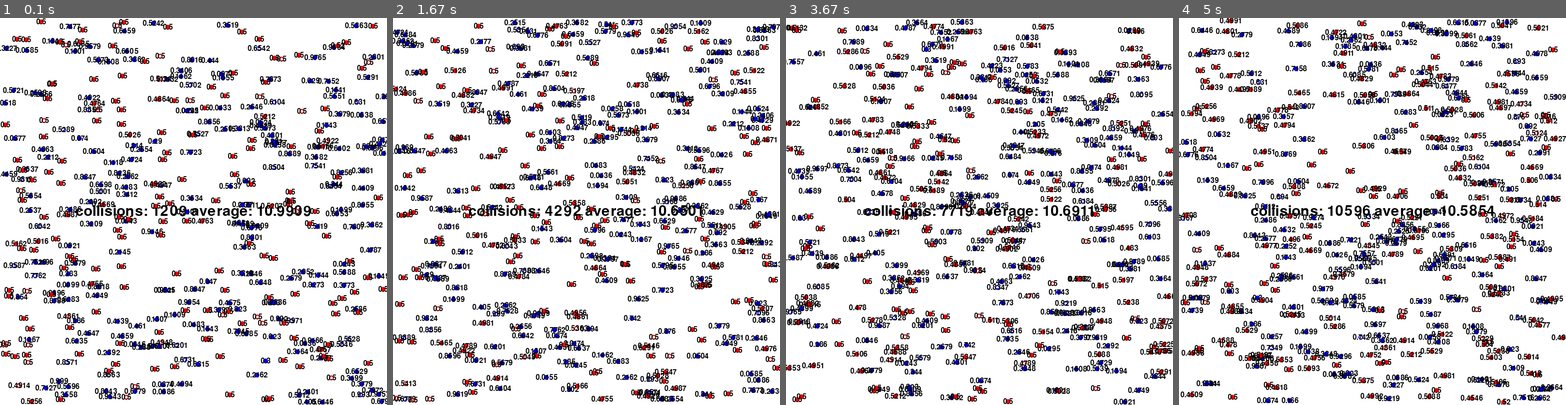
Above: before the commit, frames 1-4 (left to right).
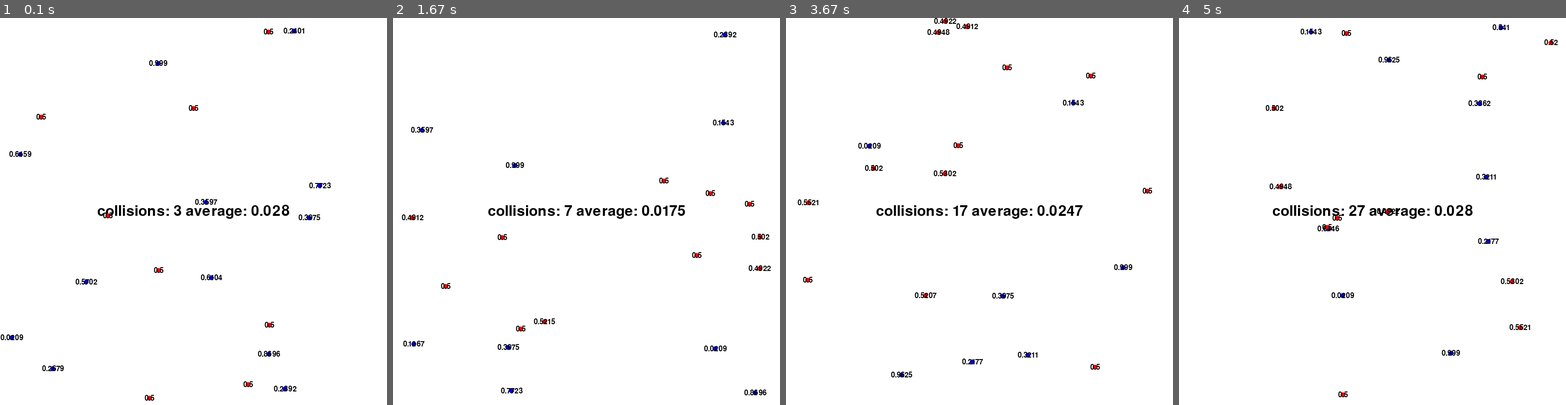
Above: after the commit, the same moments.

Repository: courtiol/choosiness
Game: pygame game, started from examples/simulate_with_graphics.py
The game is run twice, just before and just after one commit, with the same random seed, the same clock (stepped at 60 frames per second) and the same inputs.
Inputs (mouse positions are in pixels of both pictures, inside the frame that each line leads up to):
- Up to frame 1 (0.1 s): no input
- Up to frame 2 (1.67 s): hold Right 0.33-0.8 s; hold Left from 1.33 s (still down)
- Up to frame 3 (3.67 s): release Left at 1.87 s; click (979, 238) at 1.95 s; hold Right 2.67-3.3 s; hold Left from 3.33 s (still down)
- Up to frame 4 (5 s): release Left at 3.8 s; hold Right 3.83-4.3 s; hold Left from 4.83 s (still down)

The runs differ from the first frame. In frame 1, 18% of the frame differs, in the area x 0-100%, y 0-100%; in frame 2, 18%; in frame 3, 19%; in frame 4, 20%.

Commit message:
+ running time measurements + environment without bouncing

Diff:
--- a/CPopulation.py
+++ b/CPopulation.py
@@ -1,6 +1,7 @@
 import random
 import CIndividual
 import alias
+from Tools.usefulDecorators import measure_percentage_of_time
 
 # Parameters of environment:
 
--- a/CSimulation.py
+++ b/CSimulation.py
@@ -1,4 +1,4 @@
-import Environment
+import Environment2D
 import CPopulation
 from Visualization.CVisualizationBaseClass import CSimpleVisualization
 from Tools.usefulDecorators import printAllParameters
@@ -15,7 +15,7 @@
     """
     def __init__(self):
         # parameters regarding the population and individuals
-        self.size_of_population = 400
+        self.size_of_population = 20
         self.sex_ratio = 0.5
         self.s_males = 0.999
         self.s_females = 0.999
@@ -27,6 +27,7 @@
         self.type_of_average = CPopulation.ARITHMETIC_MEAN # choose between ARITHMETIC_MEAN and GEOMETRIC_MEAN
 
         # parameters for environment
+        self.type_of_environment = Environment2D.Environment2D # options: Environment2D/Environment2DNoBounce
         self.width = 800
         self.height = 800
         self.size_of_individuals = 5
@@ -49,7 +50,7 @@
     def __init__(self):
         self.settings = CSimulationSettings()
         # set the environment in which the population is placed
-        self.env = Environment.Environment(width=self.settings.width, height=self.settings.height,
+        self.env = self.settings.type_of_environment(width=self.settings.width, height=self.settings.height,
                                            itemSize=self.settings.size_of_individuals,
                                            itemSpeed=self.settings.speed_of_individuals)
         # create a population of males on random positions in that environment
@@ -71,7 +72,6 @@
 
         # display information
         # self.graphicsSimulation.init_display()
-
     def perform_time_step(self):
         """
         Performes one iteration of the simulation
--- a/Environment.py
+++ b/Environment2D.py
@@ -1,6 +1,7 @@
 import math
 import random
 from Tools.usefulDecorators import printAllParameters
+from Tools.usefulDecorators import measure_percentage_of_time
 
 
 # Parameters of environment:
@@ -22,7 +23,7 @@
 # -----------End-----------------
 
 
-class Environment():
+class Environment2D():
     """
     Defines the structure of the environment (e.g.boundary of a simulation and its properties)
     """
@@ -62,24 +63,24 @@
         item.angle = random.uniform(0, math.pi * 2)
 
     # ALEX checked untill there!
-    def update(self, item1, item2, collision_handler):
+    def update(self, group1, group2, collision_handler):
         """
         Moves individuals and tests for collisions with the walls and each other
-        :param item1:
-        :param item2:
+        :param group1: group of objects
+        :param group2: group of objects
         :param collision_handler: method of type collision_handler(CIndividual,CIndividual). The method is called
         when a collision occurs.
         :return:
         """
-        for i, objectA in enumerate(item1):
-            self._move(objectA)
-            self._bounce(objectA)
+        for i, object1 in enumerate(group1):
+            self._move(object1)
+            self._bounce(object1)
             # for object in population1.individuals[i+1:]:
-            for objectB in item2:
-                self._collide(objectA, objectB, collision_handler)
-        for objectB in item2:
-            self._move(objectB)
-            self._bounce(objectB)
+            for object2 in group2:
+                self._collide(object1, object2, collision_handler)
+        for object2 in group2:
+            self._move(object2)
+            self._bounce(object2)
 
     def _bounce(self, item):
         """
@@ -152,3 +153,17 @@
     @printAllParameters
     def __str__(self):
         return ""
+
+
+class Environment2DNoBounce(Environment2D):
+    """
+    No bouncing at the borders of the area.
+    """
+    def _bounce(self, item):
+        """
+        Tests whether an individual has hit the boundary of the environment
+        :param item:
+        :return:
+        """
+        item.x %= self.width
+        item.y %= self.height
--- a/Tools/usefulDecorators.py
+++ b/Tools/usefulDecorators.py
@@ -1,4 +1,6 @@
 __author__ = 'robert'
+
+import time
 
 def printAllParameters(__str__):
     """
@@ -13,3 +15,91 @@
         z += __str__(*args)
         return z
     return new_str
+
+def measure_time(timed_method):
+    """
+    Decorator for measuring the executing time
+    source: https://www.andreas-jung.com/contents/a-python-decorator-for-measuring-the-execution-time-of-methods
+    :param timed_method:
+    :return:
+    """
+    def timed(*args, **kw):
+        ts = time.time()
+        result = timed_method(*args, **kw)
+        te = time.time()
+
+        #print('%r (%r, %r) %2.2f sec' % \
+        #      (timed_method.__name__, args, kw, te-ts))
+        print(te-ts)
+        return result
+
+    return timed
+
+
+def measure_percentage_of_time(timed_method):
+    """
+    Measures of every decorated function the total running time (over several iterations) and calculates
+    the proportion in running time relative to all measured functions.
+
+    (This should probably not be done like this - but works.)
+    :param timed_method:
+    :return:
+    """
+    def print_results():
+        print(measure_percentage_of_time.measured_times)
+        print("total_time: "+str(measure_percentage_of_time.total_time))
+        print("In percentage: ")
+        for measurement in measure_percentage_of_time.measured_times:
+            measure_percentage_of_time.measured_times[measurement] /= measure_percentage_of_time.total_time
+            measure_percentage_of_time.measured_times[measurement] *= 100
+        print(measure_percentage_of_time.measured_times)
+
+    def timed(*args, **kw):
+        #measure time to run the method
+        ts = time.time()
+        result = timed_method(*args, **kw)
+        te = time.time()
+
+        #check if function got measured before
+        runtime = measure_percentage_of_time.measured_times.get(timed_method.__name__)
+        if runtime is not None:
+            runtime += te-ts
+        else:
+            runtime = te-ts
+        measure_percentage_of_time.measured_times[timed_method.__name__] = runtime
+        measure_percentage_of_time.total_time += te-ts
+        return result
+    measure_percentage_of_time.measured_times = {}
+    measure_percentage_of_time.total_time = 0
+    measure_percentage_of_time.print_results = print_results
+    return timed
+
+class Tester:
+    @measure_percentage_of_time
+    #@measure_time
+    def testA(self,nix):
+        print(nix)
+    @measure_percentage_of_time
+    def testB(self,nix):
+        print(nix)
+
+"""
+Example of using @measure_percentage_of_time:
+
+
+class Tester:
+    @measure_percentage_of_time
+    #@measure_time
+    def testA(self,nix):
+        print(nix)
+    @measure_percentage_of_time
+    def testB(self,nix):
+        print(nix)
+
+tester = Tester()
+for a in range(100):
+    tester.testA("A")
+for b in range(100):
+    tester.testB("B")
+measure_percentage_of_time.print_results()
+"""
--- /dev/null
+++ b/examples/measure_running_time_of_simulation.py
@@ -0,0 +1,17 @@
+__author__ = 'robert'
+
+import CSimulation
+from Visualization.decorateSimulation import add_visualization_to_simulation
+from Visualization.VisualizationWithPygame.VisualizationCombination import CCombinationOfVisualizations
+from Tools.timer import Timer
+
+# Start simulation
+simulation = CSimulation.CSimulation()
+
+visualization = CCombinationOfVisualizations(simulation)
+visualization.init_display()
+add_visualization_to_simulation(simulation, visualization)
+
+with Timer() as t:
+    simulation.run_n_timesteps(10)
+print("=> elapsed lpush: %s s" % t.secs)
--- a/simulate.py
+++ b/simulate.py
@@ -1,14 +1,16 @@
 import CSimulation
 from Visualization.decorateSimulation import add_visualization_to_simulation
 from Visualization.VisualizationWithPygame.VisualizationCombination import CCombinationOfVisualizations
+from Tools.usefulDecorators import measure_percentage_of_time
 
 # Start simulation
 simulation = CSimulation.CSimulation()
 
-visualization = CCombinationOfVisualizations(simulation)
-visualization.init_display()
-add_visualization_to_simulation(simulation, visualization)
-simulation.run()
+#visualization = CCombinationOfVisualizations(simulation)
+#visualization.init_display()
+#padd_visualization_to_simulation(simulation, visualization)
+simulation.run_n_timesteps(100)
+#measure_percentage_of_time.print_results()
 
 """
 population = pickle.load( open( "saved/population878.p", "rb" ) )
